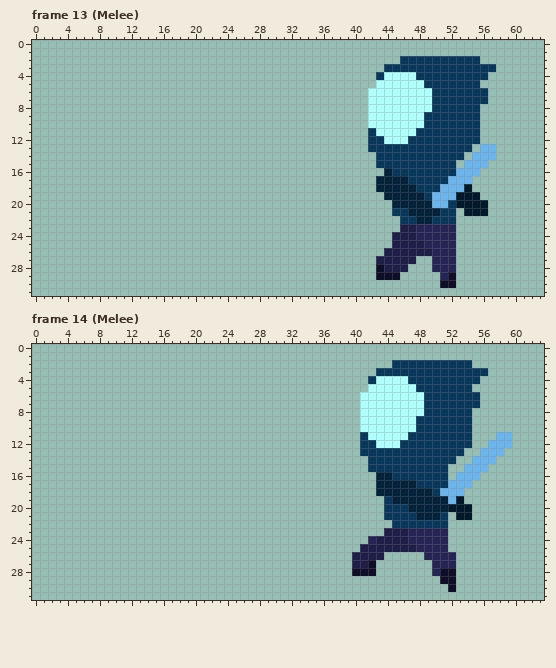
Pixel-art file -- Assets/Sprites/Enemies/Grunt/Grunt-New.aseprite. This is how it looked before the edit.
64x32 pixels, 24 frames. Colours within 5 levels of each other are drawn and written as one. Shown: frame 13 (Melee), frame 14 (Melee). The commit also changed other frames, which this record leaves out.
Now the later version:
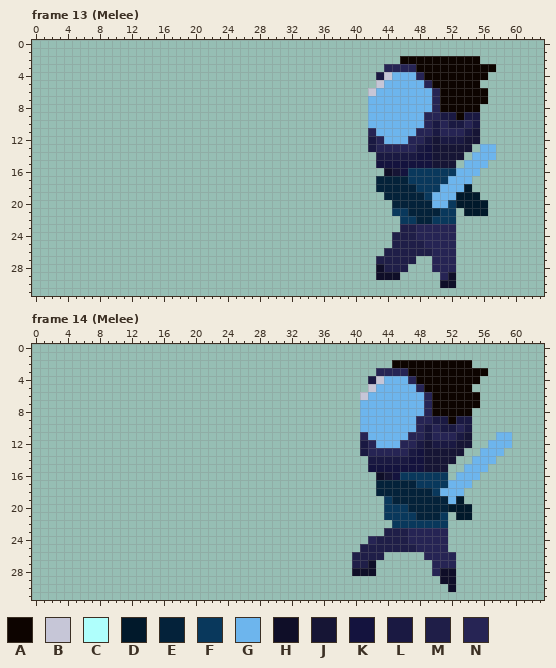
Palette (. is transparent): A #0d0400  B #c6c6d7  C #affffc  D #01192b  E #04223a  F #09385c  G #6db5ed  H #0f0e28  J #161535  K #14133e  L #1a1942  M #1f1e48  N #262454
Diff:
Changed rows in their new state; - is an unchanged pixel.
Frame 13 (Melee), layer "Grunt/Mask":
first column x 42:
 2 ----AAAAAAAAAA--
 3 --NNNNAAAAAAAAAA
 4 -LBGGGNAAAAAAAA-
 5 -BGGGGGNAAAAAA--
 6 BGGGGGGGNAAAAAA-
 7 GGGGGGGGNAAAAAA-
 8 GGGGGGGGNAAAAA--
 9 GGGGGGGNNLLALL--
10 GGGGGGGNLNLLNL--
11 NGGGGGNNLNNNLJ--
12 LNGGGNNLJLLLJJ--
13 LNNNNNLKJJJJJ---
14 -LLLLLKKJJJJ----
15 -KKKKKKKJJJ-----
16 --HJK-----------
Frame 14 (Melee), layer "Grunt/Mask":
first column x 41:
 2 ----AAAAAAAAAA--
 3 --NNNNAAAAAAAAAA
 4 -LBGGGNAAAAAAAA-
 5 -BGGGGGNAAAAAA--
 6 BGGGGGGGNAAAAAA-
 7 GGGGGGGGNAAAAAA-
 8 GGGGGGGGNAAAAA--
 9 GGGGGGGNNLLALL--
10 GGGGGGGNLNLLNL--
11 NGGGGGNNLNNNLJ--
12 LNGGGNNLJLLLJJ--
13 LNNNNNLKJJJJJ---
14 -LLLLLKKJJJJ----
15 -KKKKKKKJJJ-----
16 --HJK-----------
Pixel boxes of the changes (left, top, right, bottom) in both pictures:
changed: (368, 56, 496, 176)
changed: (360, 360, 488, 480)
